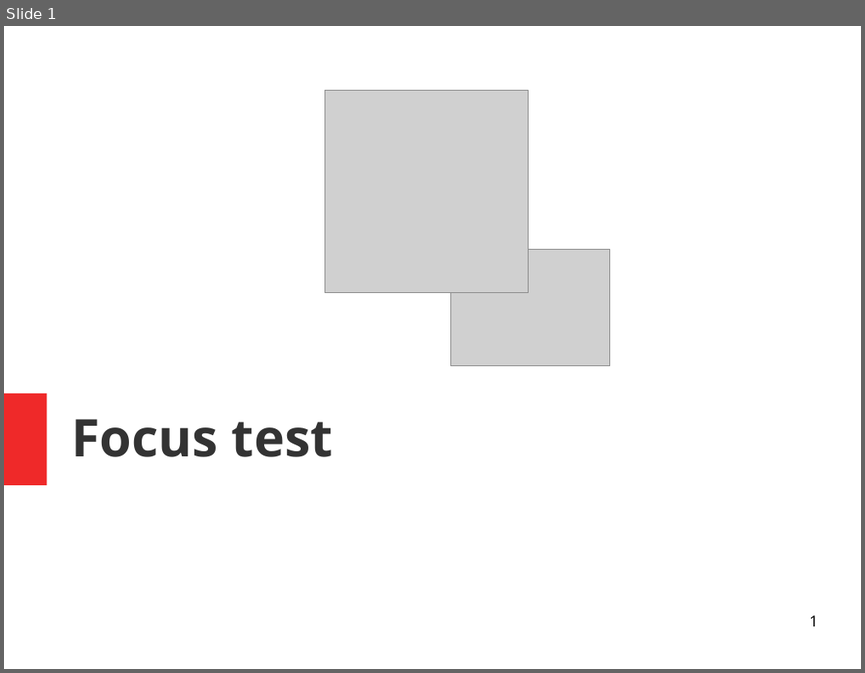
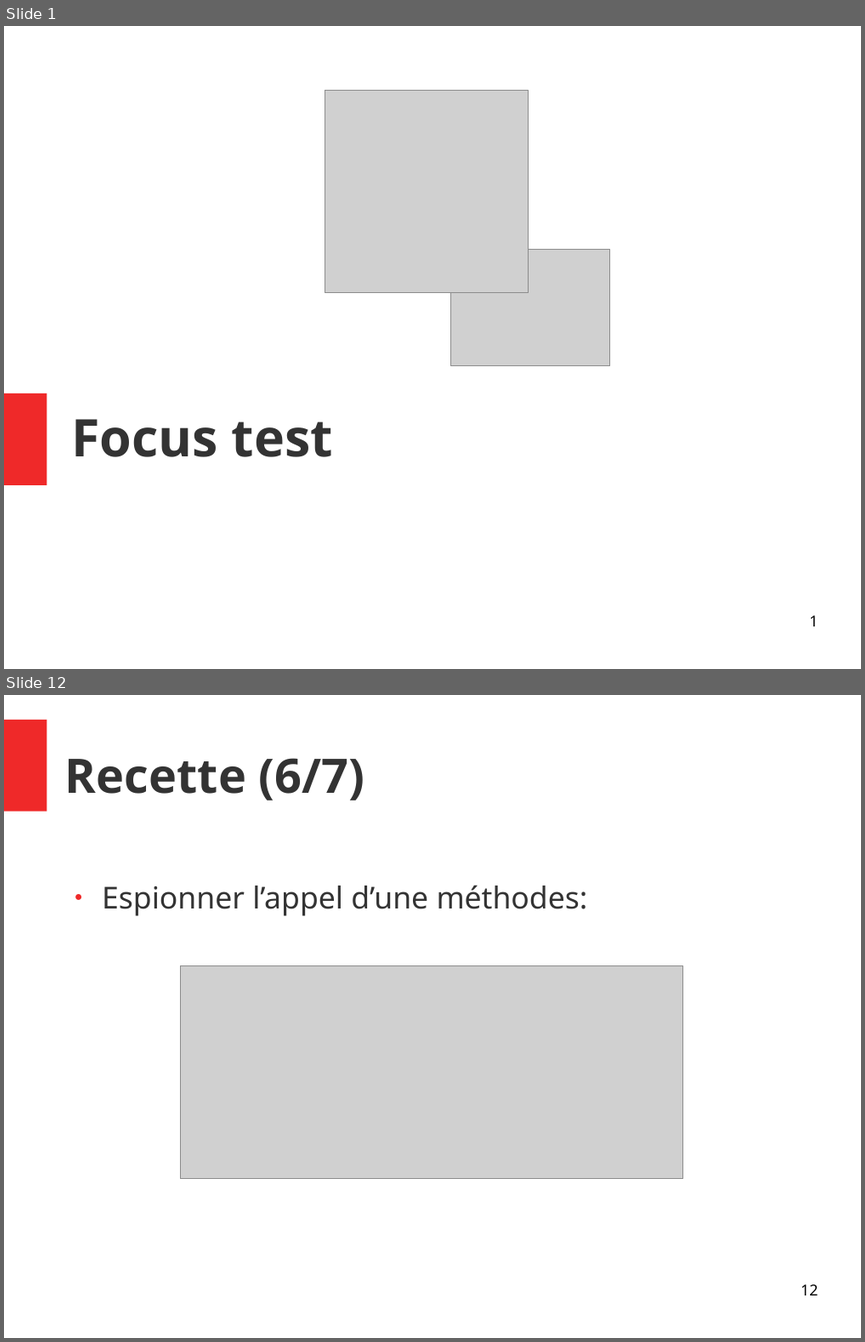
Before and after one commit to Yanoushka/angular-seed, a slide deck: docs/Focus test.odp. Shown one above the other, each under a label of ours: slide 1 before the commit, slides 1 and 12 after it; the slides between them are not shown. The pictures are 865x673 and 865x1342 pixels, drawn with LibreOffice and Linux fonts; fonts in the diff are those of the drawing; grey boxes stand for pictures. Boxes give left, top, right and bottom in pixels: in the first picture for what was removed or moved away, otherwise in the second. Text is boxed around its words. In the diff, an @@ line names an element or a change of style, - is before the commit and + after.

```diff
--- a/docs/Focus test.odp
+++ b/docs/Focus test.odp
@@ slide 12 added at [4,695,861,1338], background #FFFFFF @@
@@ rectangle added at [4,719,46,811], fill #EF2929 @@
@@ title added at [65,758,365,800], 44 pt, text #333333, bold @@
+Recette (6/7)
@@ text added at [102,885,588,916], 28 pt, text #333333 @@
+● Espionner l’appel d’une méthodes:
@@ picture added at [181,965,683,1179] @@
@@ page number added at [800,1284,817,1295], 14 pt, text #000000 @@
+12
```
Also in this commit, not shown: 16 other slides added, 4 slides removed.
